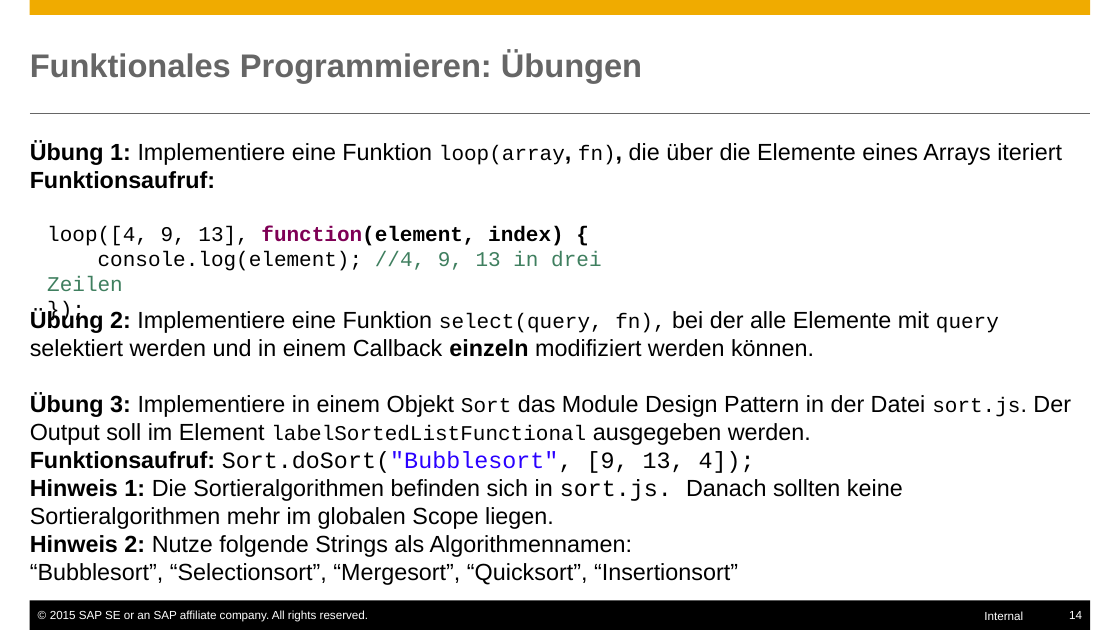
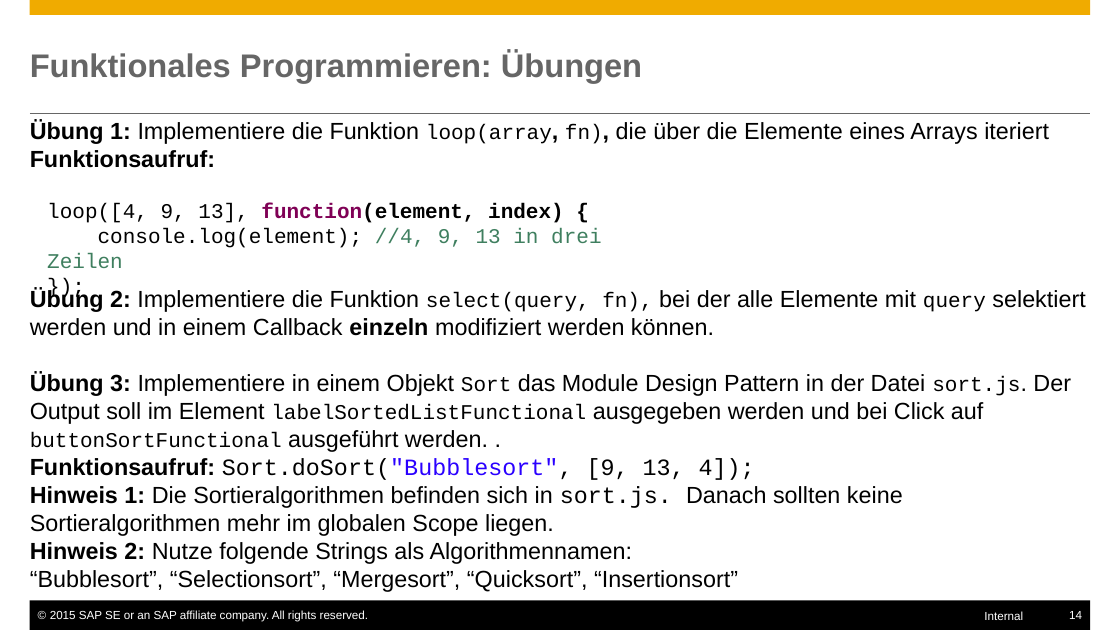
Before and after one commit to ofrendo/JSCrossCourse, a slide deck: slide 14 of OllisTeile.pptx. Drawn at 1120x630 pixels with LibreOffice and Linux fonts; fonts in the diff are those of the drawing. Boxes give left, top, right and bottom in pixels: in the first picture for what was removed or moved away, otherwise in the second. Text is boxed around its words. In the diff, an @@ line names an element or a change of style, - is before the commit and + after.

```diff
--- a/OllisTeile.pptx
+++ b/OllisTeile.pptx
@@ text at bbox=[30, 120, 1085, 592]: text changed @@
-Übung 1: Implementiere eine Funktion loop(array, fn), die über die Elemente eines Arrays iteriert
-Funktionsaufruf:
-Übung 2: Implementiere eine Funktion select(query, fn), bei der alle Elemente mit query selektiert werden und in einem Callback einzeln modifiziert werden können.
-Übung 3: Implementiere in einem Objekt Sort das Module Design Pattern in der Datei sort.js. Der Output soll im Element labelSortedListFunctional ausgegeben werden.
-Funktionsaufruf: Sort.doSort("Bubblesort", [9, 13, 4]);
-Hinweis 1: Die Sortieralgorithmen befinden sich in sort.js. Danach sollten keine Sortieralgorithmen mehr im globalen Scope liegen.
-Hinweis 2: Nutze folgende Strings als Algorithmennamen:
-“Bubblesort”, “Selectionsort”, “Mergesort”, “Quicksort”, “Insertionsort”
+Übung 1: Implementiere die Funktion loop(array, fn), die über die Elemente eines Arrays iteriert
+Funktionsaufruf:
+Übung 2: Implementiere die Funktion select(query, fn), bei der alle Elemente mit query selektiert werden und in einem Callback einzeln modifiziert werden können.
+Übung 3: Implementiere in einem Objekt Sort das Module Design Pattern in der Datei sort.js. Der Output soll im Element labelSortedListFunctional ausgegeben werden und bei Click auf buttonSortFunctional ausgeführt werden. .
+Funktionsaufruf: Sort.doSort("Bubblesort", [9, 13, 4]);
+Hinweis 1: Die Sortieralgorithmen befinden sich in sort.js. Danach sollten keine Sortieralgorithmen mehr im globalen Scope liegen.
+Hinweis 2: Nutze folgende Strings als Algorithmennamen:
+“Bubblesort”, “Selectionsort”, “Mergesort”, “Quicksort”, “Insertionsort”
@@ text "loop([4, 9, 13], function(element, index) ...": place and size @@
-text "loop([4, 9, 13], function(element, index) ..." at bbox=[47, 226, 601, 291]
+text "loop([4, 9, 13], function(element, index) ..." at bbox=[47, 203, 601, 268]
```
Also in this commit, not shown: 3 other slides changed, 5 other files.
